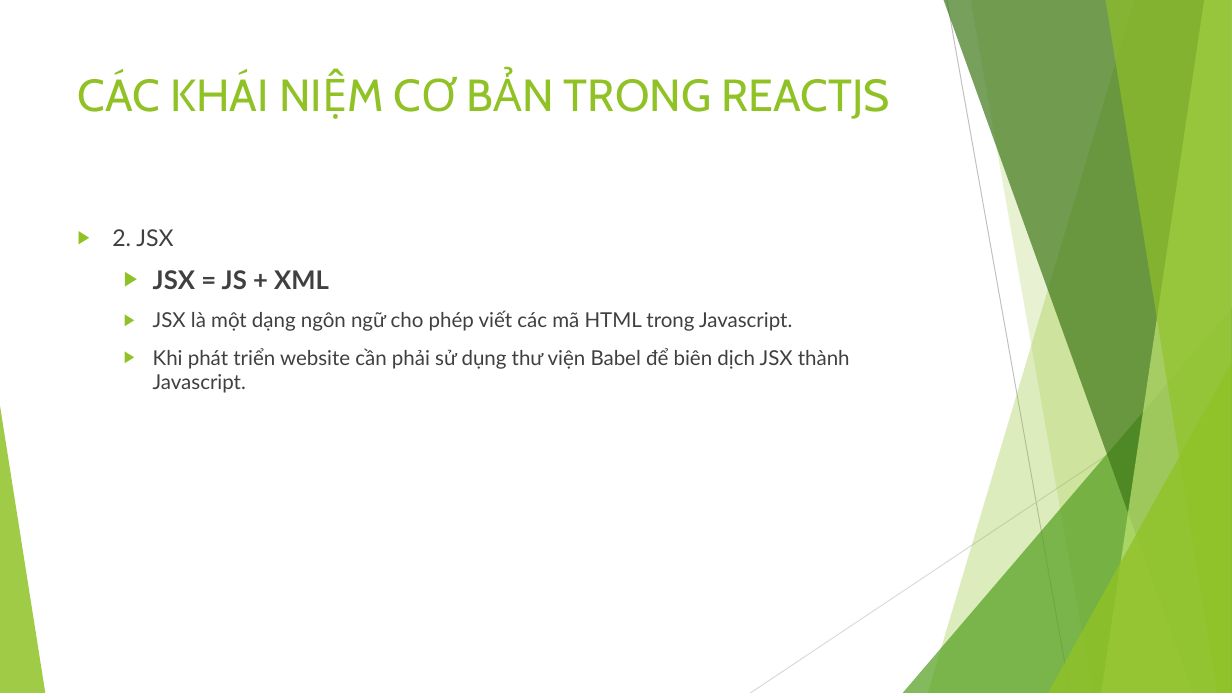
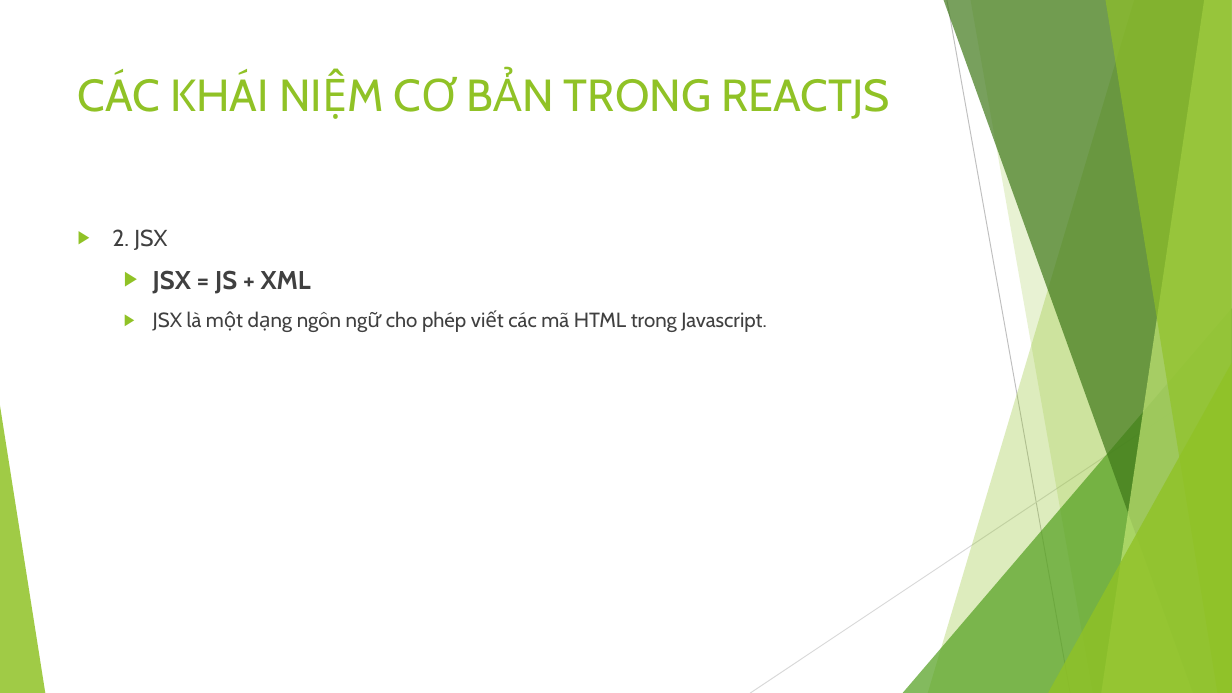
Before and after one commit to binhltpd00580/Bookmarks, a slide deck: slide 5 of GIỚI THIỆU REACTJS.pptx. Drawn at 1232x693 pixels with LibreOffice and Linux fonts; fonts in the diff are those of the drawing. Boxes give left, top, right and bottom in pixels: in the first picture for what was removed or moved away, otherwise in the second. Text is boxed around its words. In the diff, an @@ line names an element or a change of style, - is before the commit and + after.

```diff
--- a/GIỚI THIỆU REACTJS.pptx
+++ b/GIỚI THIỆU REACTJS.pptx
@@ text "2. JSX" at (112,229,766,332): font Lato to Cabin @@
@@ text at (153,348,850,393): paragraph removed @@
-  ▶ Khi phát triển website cần phải sử dụng thư viện Babel để biên dịch JSX thành Javascript.
```
Also in this commit, not shown: 4 other slides changed.
